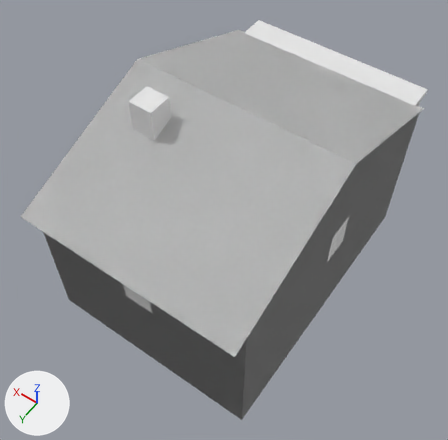
A saved change to the glTF model assets/models/buildings/res_house/bld_res_house_e.glb.
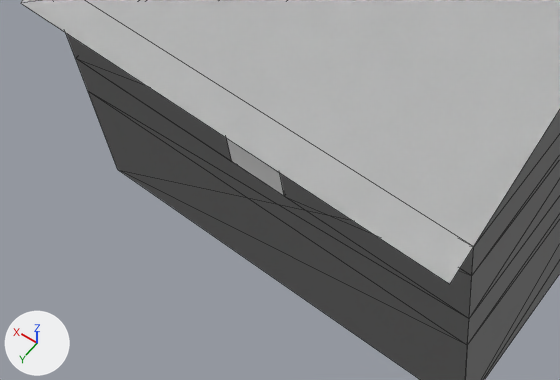
There are two pictures of each version: one whole from a camera (50 mm lens) standing at (-7.43, 11.11, 16.81) and looking at (-0.05, 0.78, 0.57), one close up on the part from 2% to 65% of the width and 49% to 92% of the height. The lights are fixed; the arrows at lower left show +X, +Y and +Z. The last two pictures show the newer version. The close-ups show mesh edges as thin lines. Objects named as collision shapes, trigger or cutter boxes, shadow casters or lower levels of detail are left out. Vertices at exactly the same position are counted once.

The first close-up shows 'bld_res_house_e_LOD0', 'bld_res_house_e_PROXY'.
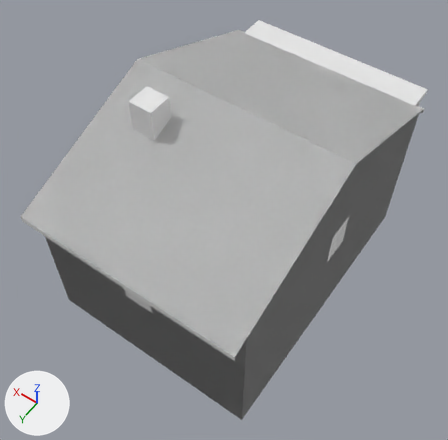
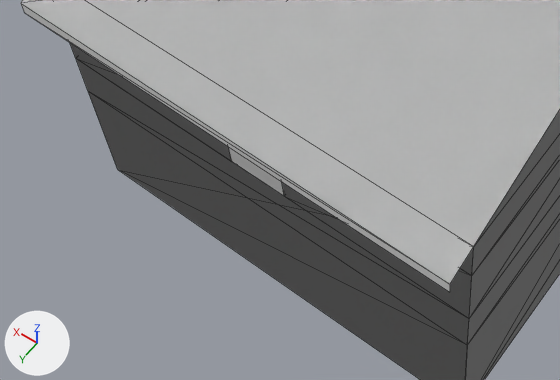
Boxes [x1, y1, x2, y2] around the edits, measured in the close-ups (560 x 380 px):
```json
{"part": 1, "of": "me_bld_res_house_e_lod0", "change": "added", "after": [21, 4, 450, 292]}
```

Edits to the scene script, one JSON object a line:
```json
{"block": "me_bld_res_house_e_lod0", "where": "# used by ob_bld_res_house_e_lod0; location = (0.0, 0.0, 0.0)"}
{"block": "me_bld_res_house_e_lod0", "where": "# verts and faces of me_bld_res_house_e_lod0; kept vertices keep their numbers, new ones are numbered from 107"}
{"block": "me_bld_res_house_e_lod0", "where": "# before: 61 (-3.75, -5.5, 2.81), 62 (3.75, -5.5, 2.81), 65 (3.75, 5.5, 2.81) at pixel (20, 3), 66 (-3.75, 5.5, 2.81) at pixel (449, 284)"}
{"op": "remove", "block": "me_bld_res_house_e_lod0", "code": "me_bld_res_house_e_lod0.from_pydata(...)  # 107 vertices, 140 faces; spans x -3.75..3.75, y -6.4..5.5, z -2.5..5.24"}
{"op": "add", "block": "me_bld_res_house_e_lod0", "code": "me_bld_res_house_e_lod0.from_pydata(...)  # 111 vertices, 144 faces; spans x -3.75..3.75, y -6.4..5.5, z -2.5..5.24"}
{"block": "me_bld_res_house_e_lod0", "change": "me_bld_res_house_e_lod0 part 1"}
{"op": "add", "block": "me_bld_res_house_e_lod0", "code": "for new, old in zip([*range(107, 111)], [61, 62, 65, 66]): verts[new] = verts[old] + (0.0, 0.0, -0.22)"}
{"op": "add", "block": "me_bld_res_house_e_lod0", "code": "faces += [(62, 107, 108), (61, 107, 62), (66, 109, 110), (65, 109, 66)]"}
```
